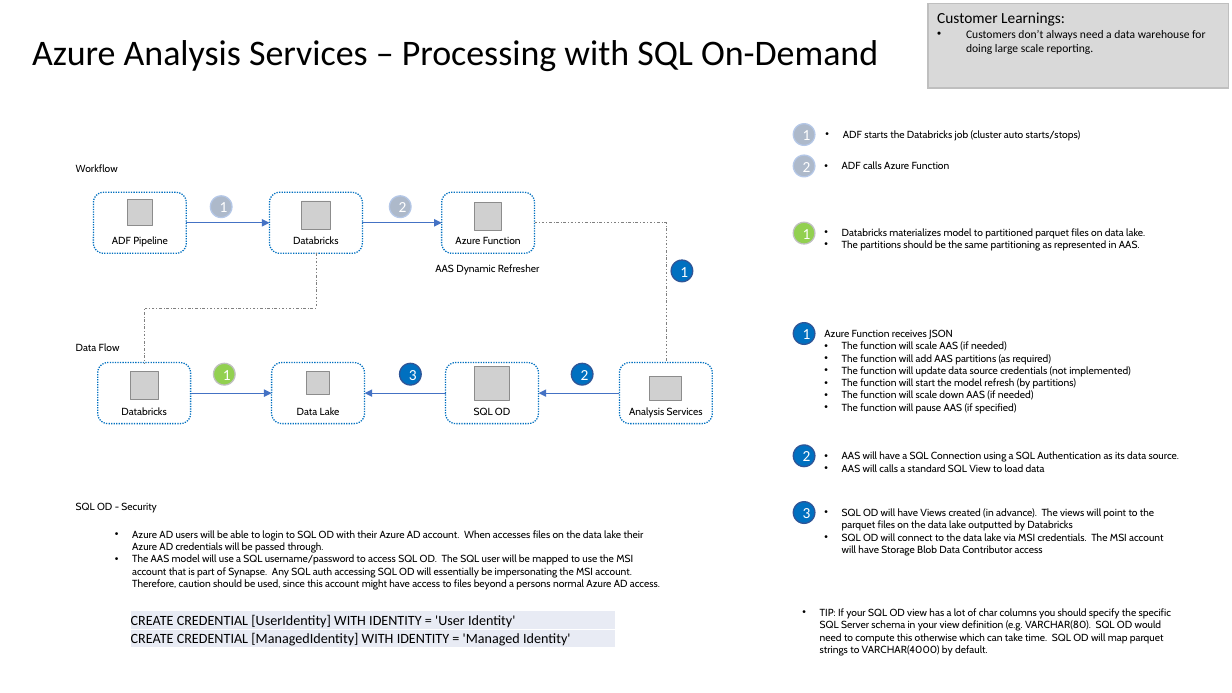
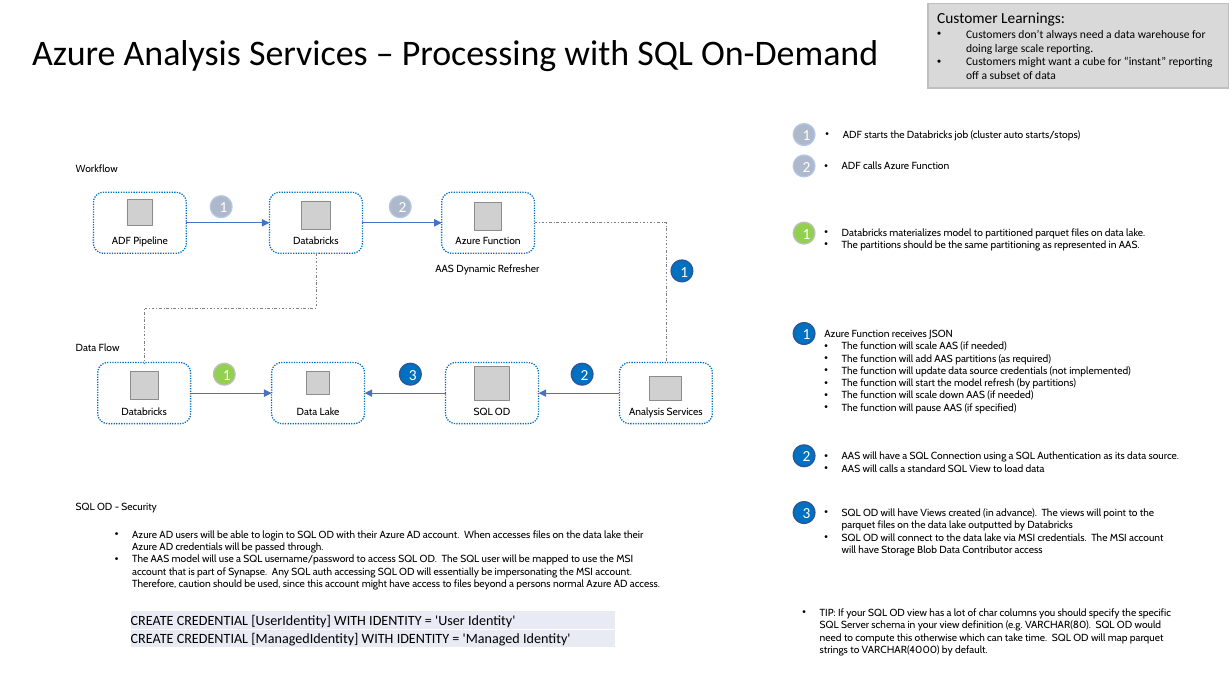
Before and after one commit to AdamPaternostro/Azure-Big-Data-and-Machine-Learning-Architecture, a slide deck: slide 8 of Azure-Big-Data-Architecture.pptx. Drawn at 1232x693 pixels with LibreOffice and Linux fonts; fonts in the diff are those of the drawing; grey boxes stand for pictures. Boxes give left, top, right and bottom in pixels: in the first picture for what was removed or moved away, otherwise in the second. Text is boxed around its words. In the diff, an @@ line names an element or a change of style, - is before the commit and + after.

```diff
--- a/Azure-Big-Data-Architecture.pptx
+++ b/Azure-Big-Data-Architecture.pptx
@@ text in rectangle at [966,57,1213,79]: paragraph added @@
+• Customers might want a cube for “instant” reporting off a subset of data
```
Also in this commit, not shown: 2 other slides changed, 2 slides added, 1 other file.
